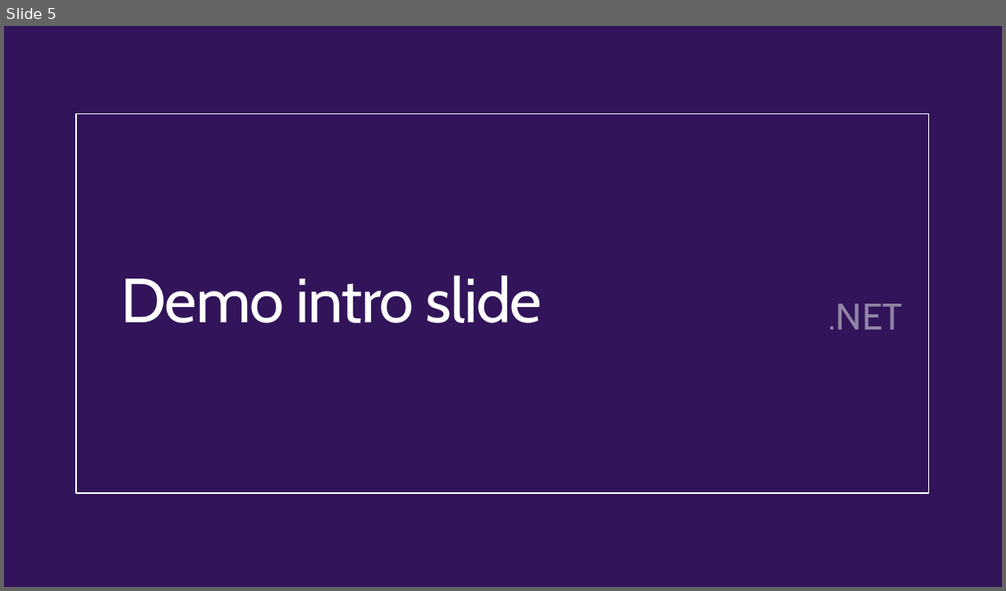
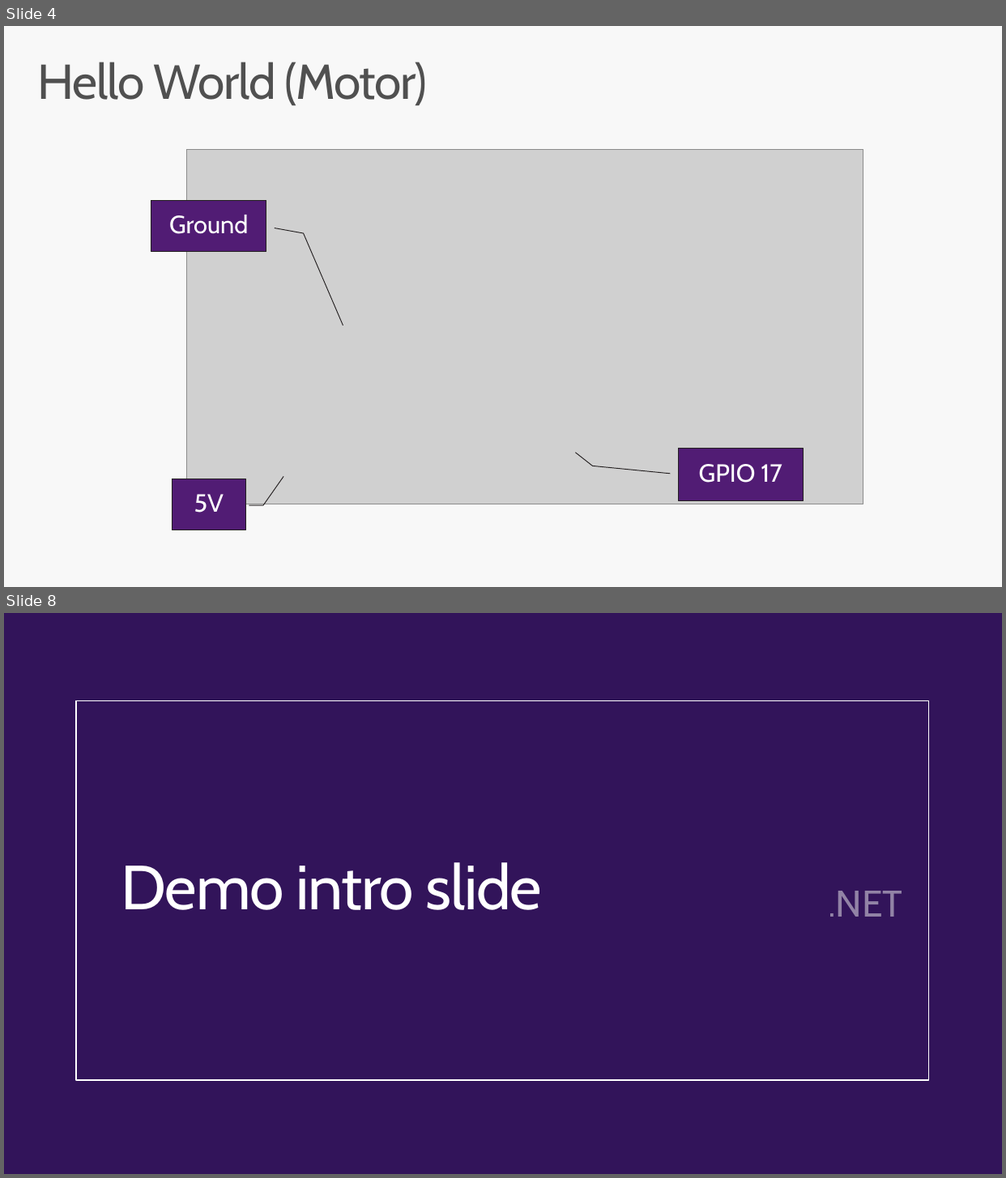
Before and after one commit to CamSoper/have-your-pi, a slide deck: Slides/Have Your Pi and Eat It Too.pptx. Shown one above the other, each under a label of ours: slide 5 before the commit, slides 4 and 8 after it; the slides between them are not shown. The pictures are 1006x591 and 1006x1178 pixels, drawn with LibreOffice and Linux fonts; fonts in the diff are those of the drawing; grey boxes stand for pictures; background and template pictures are left out. Boxes give left, top, right and bottom in pixels: in the first picture for what was removed or moved away, otherwise in the second. Text is boxed around its words. In the diff, an @@ line names an element or a change of style, - is before the commit and + after.

```diff
--- a/Slides/Have Your Pi and Eat It Too.pptx
+++ b/Slides/Have Your Pi and Eat It Too.pptx
@@ slide 4 added at box(4, 26, 1002, 587), background #F8F8F8 @@
@@ title added at box(38, 62, 427, 105), 47 pt, text #505050 @@
+Hello World (Motor)
@@ picture added at box(187, 149, 863, 506) @@
@@ border callout added at box(151, 200, 266, 252), fill #511C74, outline #231F20 0.75 pt, 24 pt, text #FFFFFF @@
+Ground
@@ border callout added at box(678, 449, 803, 501), fill #511C74, outline #231F20 0.75 pt, 24 pt, text #FFFFFF @@
+GPIO 17
@@ border callout added at box(172, 479, 245, 530), fill #511C74, outline #231F20 0.75 pt, 24 pt, text #FFFFFF @@
+5V
@@ what was slide 5 is now slide 8 @@
```
Also in this commit, not shown: 1 slide changed, 4 other slides added, 2 slides removed, 11 other files.
